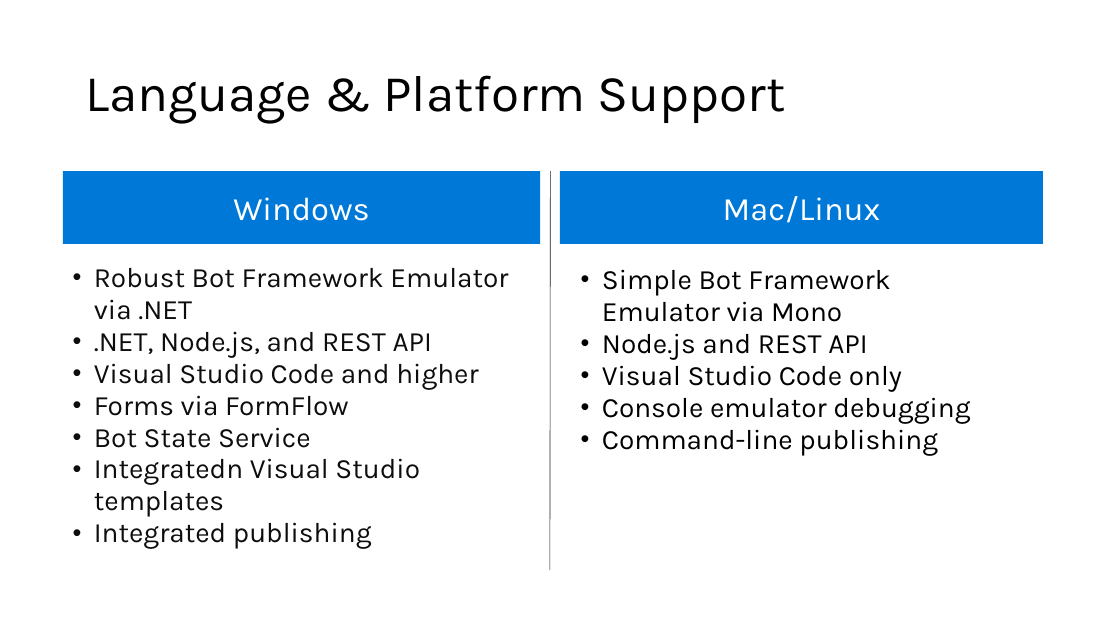
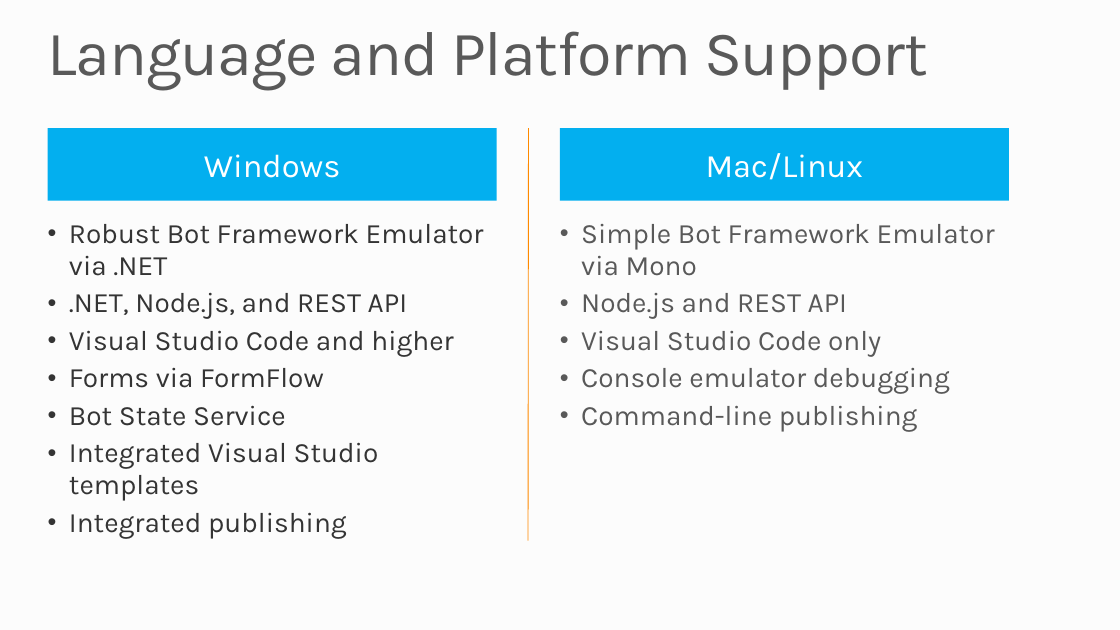
Before and after one commit to MSRConnections/Azure-training-course, a slide deck: slide 3 of Content/Bots (Draft)/Microsoft Bot Framework.pptx. Drawn at 1120x630 pixels with LibreOffice and Linux fonts; fonts in the diff are those of the drawing; background and template pictures are left out. Boxes give left, top, right and bottom in pixels: in the first picture for what was removed or moved away, otherwise in the second. Text is boxed around its words. In the diff, an @@ line names an element or a change of style, - is before the commit and + after.

```diff
--- a/Content/Bots (Draft)/Microsoft Bot Framework.pptx
+++ b/Content/Bots (Draft)/Microsoft Bot Framework.pptx
@@ background #FFFFFF to #FCFCFC @@
@@ title "Language and Platform Support" at bbox=[48, 31, 928, 90]: vertical alignment middle to top @@
@@ title at bbox=[48, 31, 928, 90]: text changed; size 44 to 54 pt; text colour #000000 to #595959 @@
-Language & Platform Support
+Language and Platform Support
@@ rectangle "Windows" at bbox=[48, 129, 497, 201]: fill #0078D7 to #03AFEF @@
@@ rectangle "Windows": place and size @@
-rectangle "Windows" at bbox=[63, 171, 540, 244]
+rectangle "Windows" at bbox=[48, 129, 497, 201]
@@ line moved from (550, 171) - (550, 571) to (528, 129) - (528, 541) @@
@@ line (528, 129) - (528, 541): stroke #212121 0.5 pt to #FF8A00 0.75 pt @@
@@ rectangle "Mac/Linux": place and size @@
-rectangle "Mac/Linux" at bbox=[560, 171, 1044, 244]
+rectangle "Mac/Linux" at bbox=[560, 129, 1009, 201]
@@ rectangle "Mac/Linux" at bbox=[560, 129, 1009, 201]: fill #0078D7 to #03AFEF @@
@@ text "Robust Bot Framework Emulator via ...": place and size @@
-text "Robust Bot Framework Emulator via ..." at bbox=[94, 268, 508, 549]
+text "Robust Bot Framework Emulator via ..." at bbox=[69, 224, 484, 501]
@@ text at bbox=[69, 224, 484, 426]: text colour #0D0D0D to #343434 in "Robust Bot Framework Emulator via .NET", ".NET, Node.js, and REST API", "Visual Studio Code and higher", "Forms via FormFlow" and 2 more places; more space between paragraphs @@
@@ text "Simple Bot Framework Emulator via ...": place and size @@
-text "Simple Bot Framework Emulator via ..." at bbox=[602, 269, 970, 455]
+text "Simple Bot Framework Emulator via ..." at bbox=[581, 224, 995, 432]
@@ text "Simple Bot Framework Emulator via ..." at bbox=[581, 224, 995, 432]: text colour #000000 to #595959; more space between paragraphs @@
@@ text at bbox=[69, 442, 379, 501]: text changed; text colour #0D0D0D to #343434 @@
-• Integratedn Visual Studio templates
+• Integrated Visual Studio templates
```
Also in this commit, not shown: 14 other slides changed.
